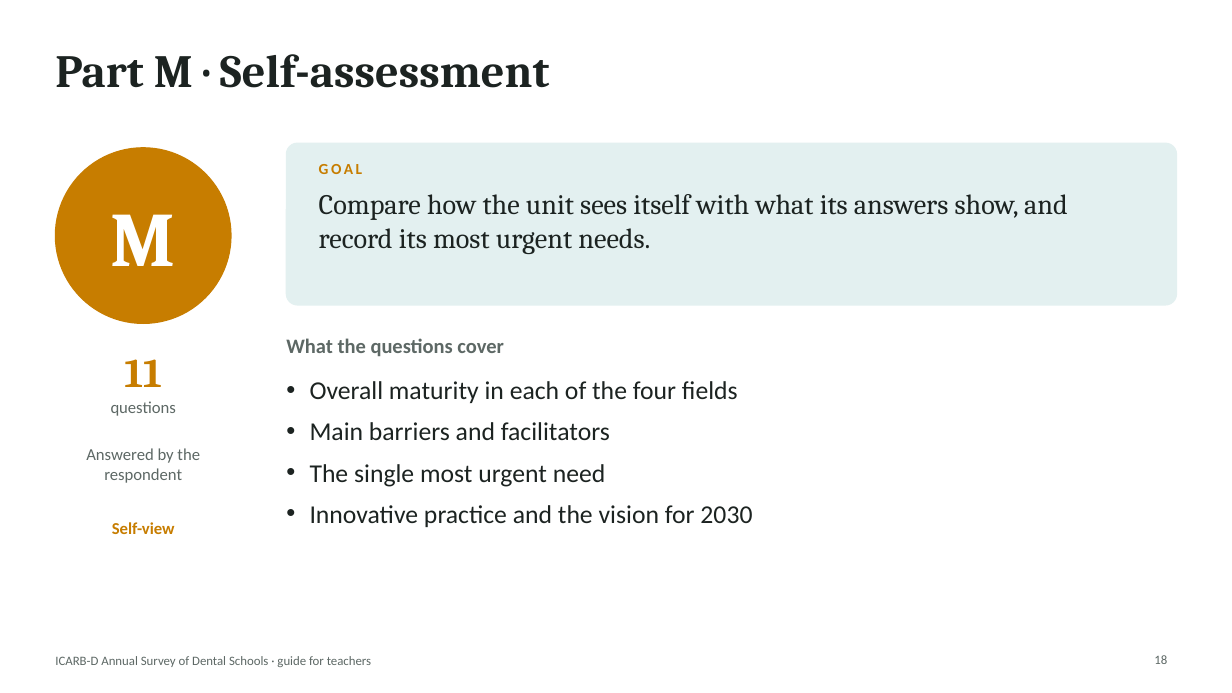
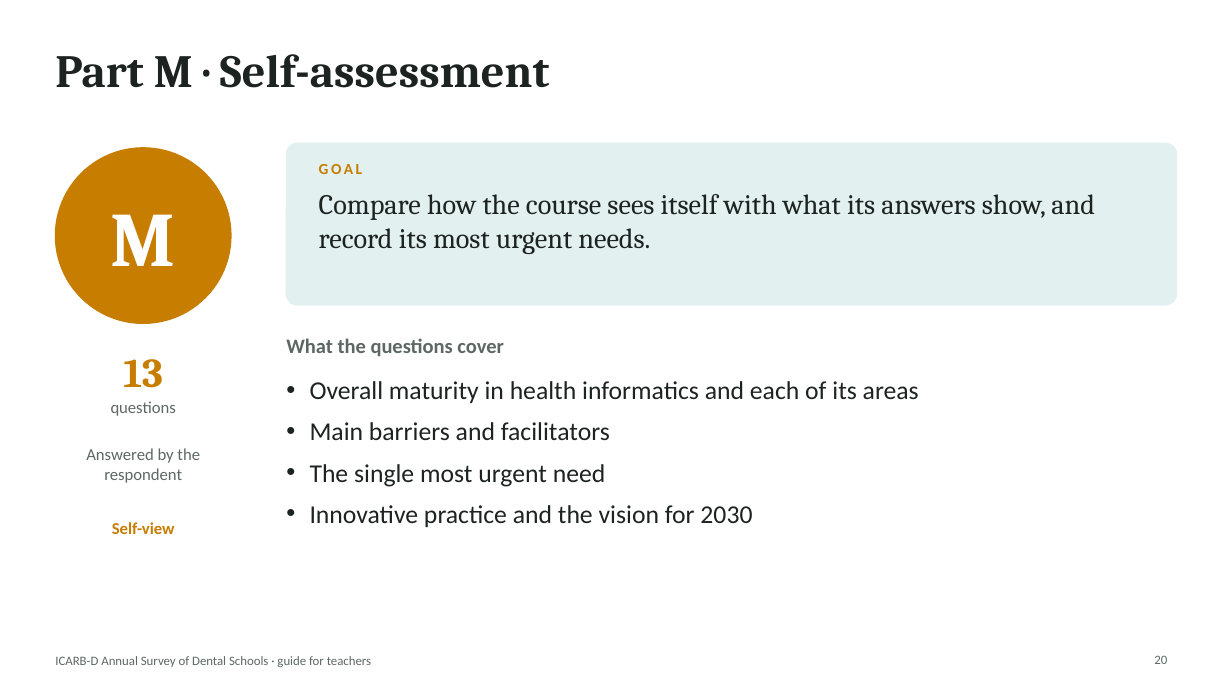
Before and after one commit to igoralves1/AI-assessment-DS-2026, a slide deck: slide 20 of public/downloads/ICARB-D-Survey-Teacher-Slides.pptx (slide 18 before the commit). Drawn at 1232x693 pixels with LibreOffice and Linux fonts; fonts in the diff are those of the drawing. Boxes give left, top, right and bottom in pixels: in the first picture for what was removed or moved away, otherwise in the second. Text is boxed around its words. In the diff, an @@ line names an element or a change of style, - is before the commit and + after.

Commit message:
Benchmark of health informatics maturity, answered by course directors
- Main goal: a 0-100 benchmark per US dental school; key questions include which university could best use a grant; comparisons are secondary
- Health informatics is the umbrella: information systems, AI, robotics and digital dentistry, bioinformatics, software development for health
- New software development items (G13-G16, domain SWD) and self-ratings M12-M13
- University -> departments -> courses: each course director answers for their course; school-wide and department forms removed (A17)
- Analysis: benchmark, area and funding readiness indices; course -> department -> school roll-up
- Guide, Word/PDF questionnaire, README and teacher slides updated (version 3.0.0)

```diff
--- a/public/downloads/ICARB-D-Survey-Teacher-Slides.pptx
+++ b/public/downloads/ICARB-D-Survey-Teacher-Slides.pptx
@@ text at <box>319,194,1095,254</box>: text changed @@
-Compare how the unit sees itself with what its answers show, and record its most urgent needs.
+Compare how the course sees itself with what its answers show, and record its most urgent needs.
@@ text at <box>123,359,163,388</box>: text changed @@
-11
+13
@@ text at <box>310,381,919,403</box>: text changed @@
-• Overall maturity in each of the four fields
+• Overall maturity in health informatics and each of its areas
@@ page number at <box>1154,655,1167,664</box>: text changed @@
-18
+20
```
Also in this commit, not shown: 12 other slides changed, 4 slides added, 1 slide removed, 15 other files.
